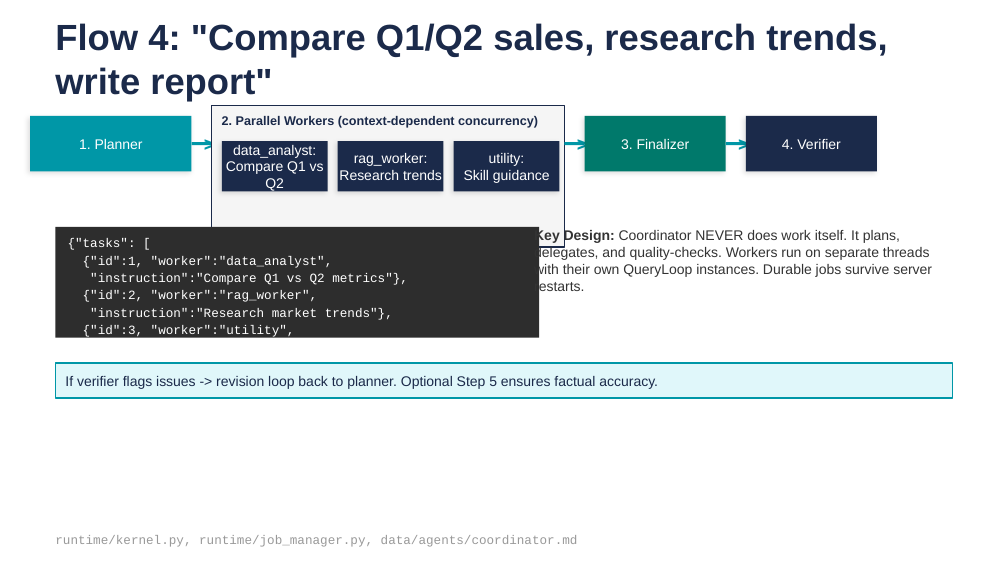
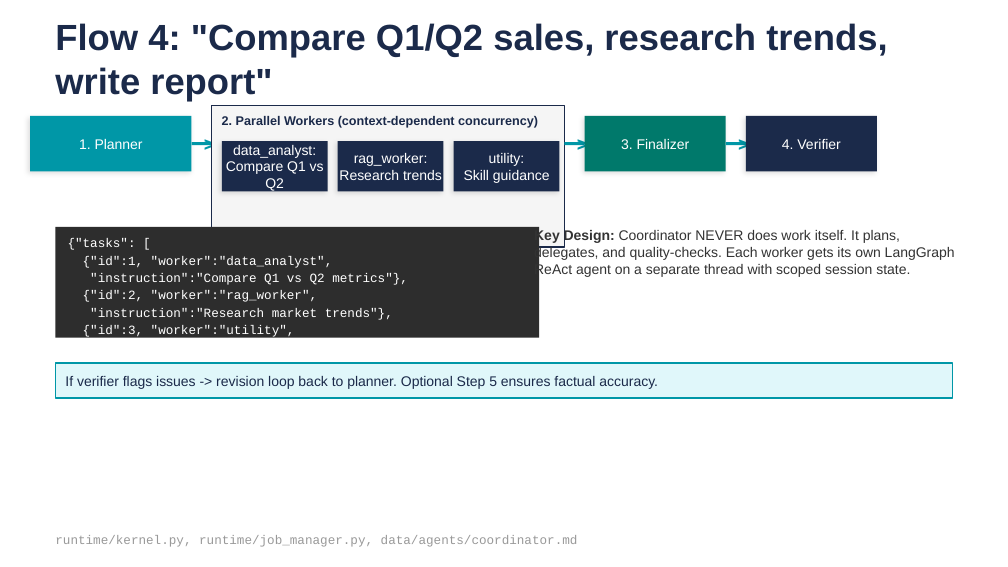
Before and after one commit to browntitan/Agent_Harness, a slide deck: slide 35 of powerpoint/agentic_chatbot_v3_leadership_v2.pptx (slide 34 before the commit). Drawn at 1008x567 pixels with LibreOffice and Linux fonts; fonts in the diff are those of the drawing. Boxes give left, top, right and bottom in pixels: in the first picture for what was removed or moved away, otherwise in the second. Text is boxed around its words. In the diff, an @@ line names an element or a change of style, - is before the commit and + after.

```diff
--- a/powerpoint/agentic_chatbot_v3_leadership_v2.pptx
+++ b/powerpoint/agentic_chatbot_v3_leadership_v2.pptx
@@ text at (534, 229, 955, 278): text changed @@
-Key Design: Coordinator NEVER does work itself. It plans, delegates, and quality-checks. Workers run on separate threads with their own QueryLoop instances. Durable jobs survive server restarts.
+Key Design: Coordinator NEVER does work itself. It plans, delegates, and quality-checks. Each worker gets its own LangGraph ReAct agent on a separate thread with scoped session state.
```
Also in this commit, not shown: 10 other slides changed, 1 slide added, 44 other files.
